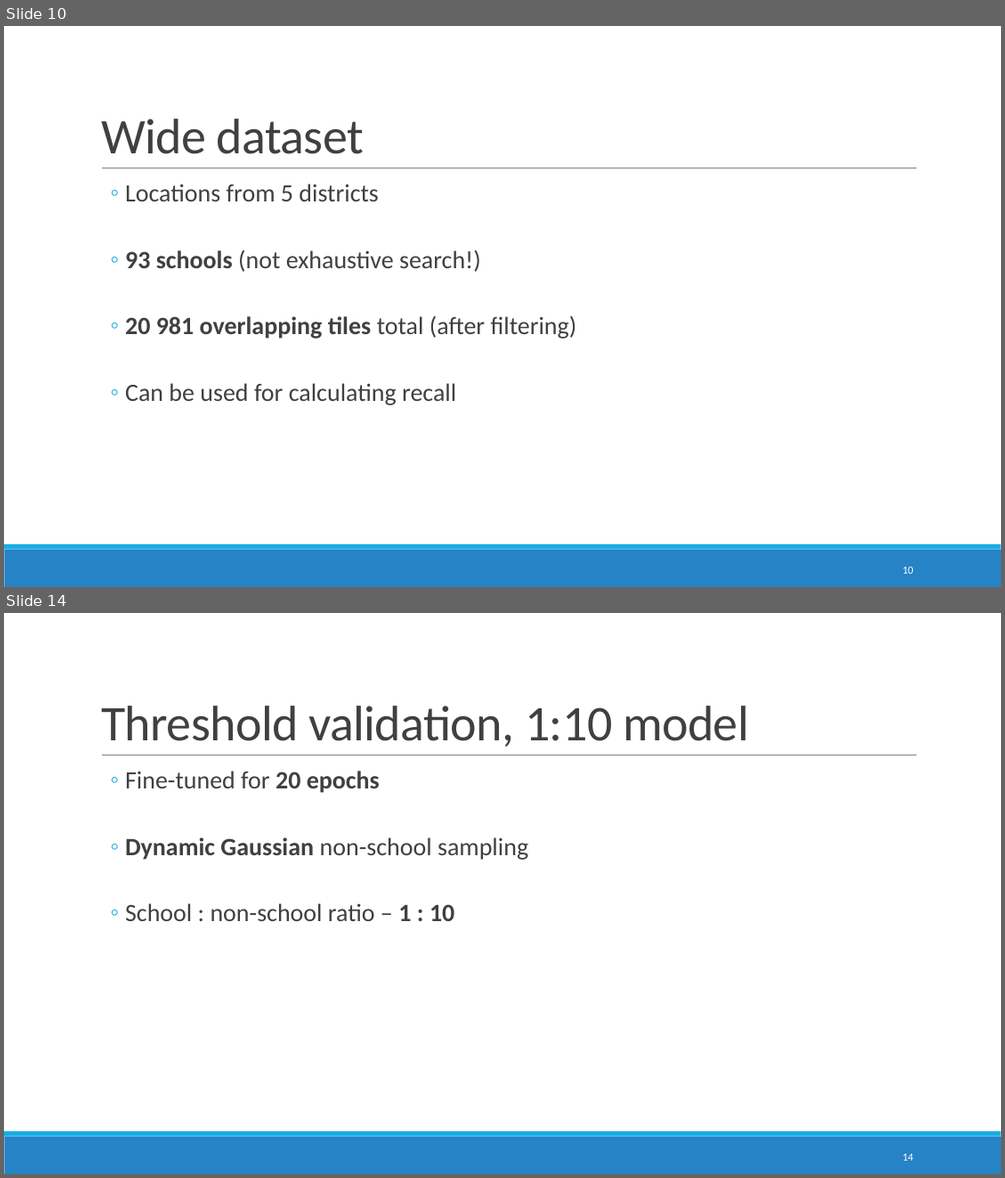
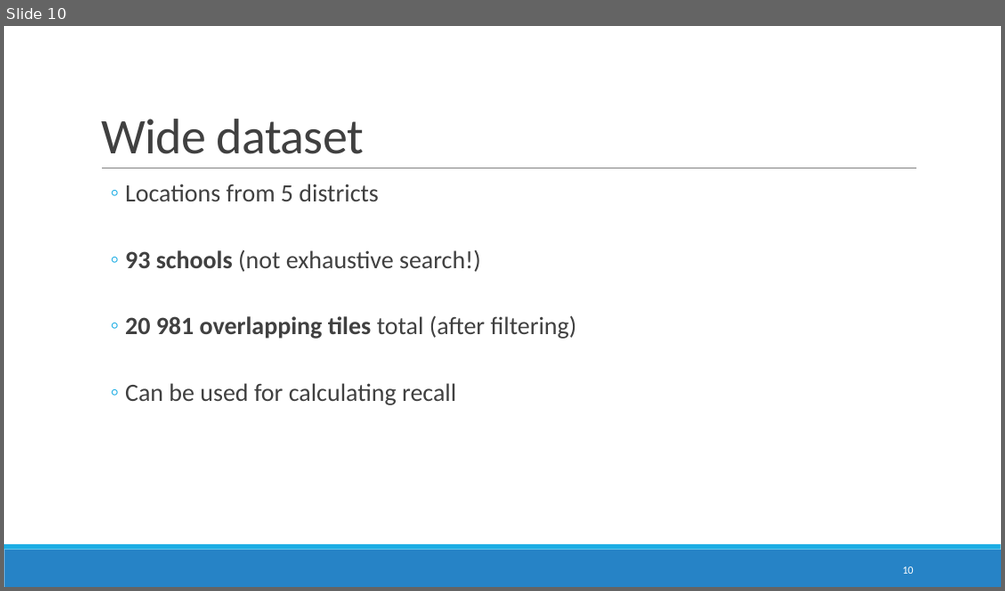
Before and after one commit to DomJamb/school_mapping, a slide deck: presentations/16.1/School mapping in ESRI imagery.pptx. Shown one above the other, each under a label of ours: slides 10 and 14 before the commit, slide 10 after it; the slides between them are not shown. The pictures are 1005x1178 and 1005x591 pixels, drawn with LibreOffice and Linux fonts; fonts in the diff are those of the drawing. Boxes give left, top, right and bottom in pixels: in the first picture for what was removed or moved away, otherwise in the second. Text is boxed around its words. In the diff, an @@ line names an element or a change of style, - is before the commit and + after.

```diff
--- a/presentations/16.1/School mapping in ESRI imagery.pptx
+++ b/presentations/16.1/School mapping in ESRI imagery.pptx
@@ slide 14 removed at bbox=[4, 613, 1001, 1174], background #FFFFFF; not listed: 3 template elements that a slide beside it also shows @@
@@ title removed at bbox=[101, 706, 749, 747] @@
-Threshold validation, 1:10 model
@@ text removed at bbox=[125, 771, 528, 921] @@
-  ◦ Fine-tuned for 20 epochs
-  ◦ Dynamic Gaussian non-school sampling
-  ◦ School : non-school ratio – 1 : 10
@@ page number removed at bbox=[902, 1153, 913, 1160] @@
-14
```
Also in this commit, not shown: 9 slides changed, 2 other slides removed, 1 other file.
